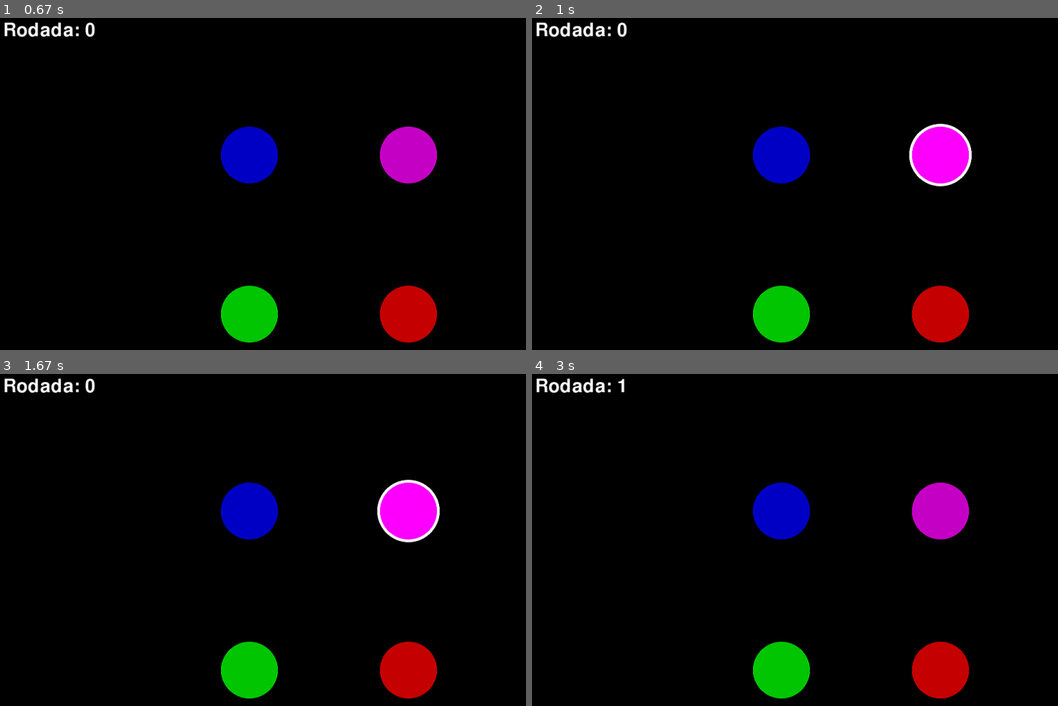
Above: before the commit, frames 1-4 (two rows, left to right).
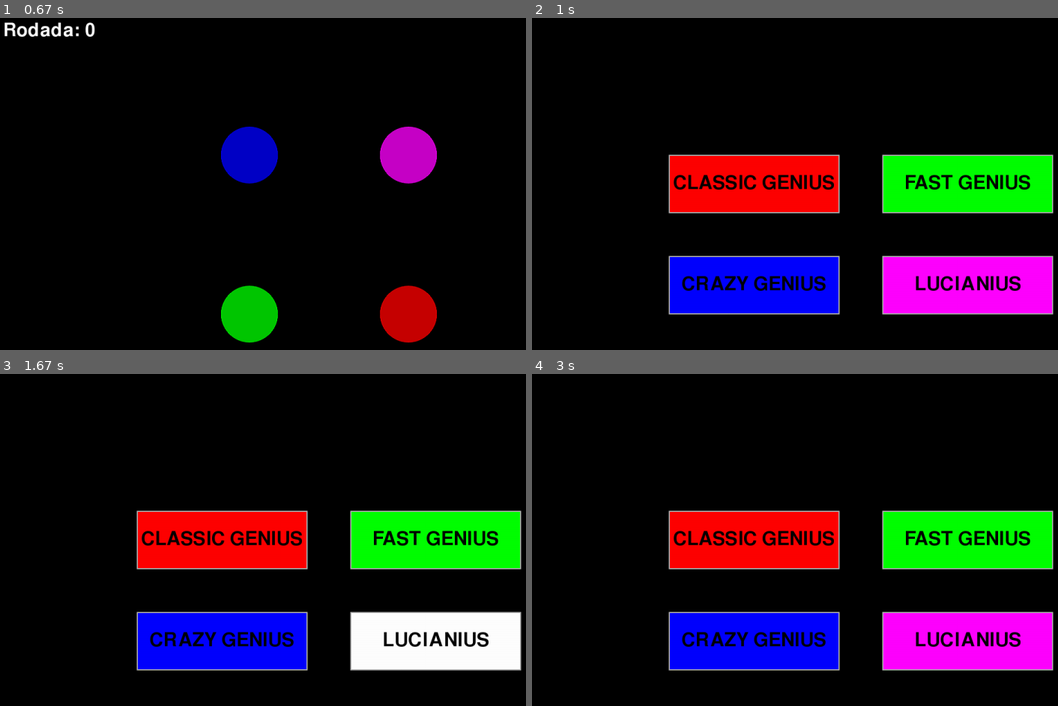
Above: after the commit, the same moments.

Repository: arieltl/genius-pygame
Game: pygame game, started from genius.py
Same seed, same stepped clock (60 frames per second), same inputs: the game is played once before the commit and once after it.
Inputs (mouse positions are in pixels of both pictures, inside the frame that each line leads up to):
- Up to frame 1 (0.67 s): click "CLASSIC GENIUS" at 0.38 s
- Up to frame 2 (1 s): hold Esc from 0.67 s (still down); move the mouse to (863, 263) at 0.7 s
- Up to frame 3 (1.67 s): release Esc at 1.13 s; click (436, 639) at 1.22 s, where only the run after the commit has a clickable "LUCIANIUS"; hold Esc from 1.5 s (still down); move the mouse to (405, 629) at 1.53 s
- Up to frame 4 (3 s): release Esc at 1.97 s; click (621, 576) at 2.05 s; tap Esc at 2.83 s

Frame 1 is identical in both runs. In frame 2, 26% of the frame differs, in the area x 0-100%, y 1-98%; in frame 3, 26%; in frame 4, 25%.

Commit message:
esc retorna ao MENU

Diff:
--- a/main_game.py
+++ b/main_game.py
@@ -4,8 +4,9 @@
 from random import randint
 from math import pi,sin,cos
 from support_classes import Circle, Note
-from CONFIG import HEIGHT,WIDTH, DRAW_RADIUS, COLORS, FREQUENCIES, QUIT, END
+from CONFIG import HEIGHT,WIDTH, DRAW_RADIUS, COLORS, FREQUENCIES, QUIT, END, INIT
 import os
+
 
 class GeniusGame:
     def __init__(self, window, manager):
@@ -29,7 +30,7 @@
 
     def increment_sequence(self):
         round = len(self.sequence)
-        if self.difficulty[1] and round % 1 == 0 and round !=0 and len(self.circles) < 8:
+        if self.difficulty[1] and round % 4 == 0 and round !=0 and len(self.circles) < 8:
             print("one more")
             next_i = len(self.circles)
             self.circles.append(Circle(50,COLORS[next_i],FREQUENCIES[next_i]))
@@ -37,7 +38,7 @@
             print(COLORS[round])
             self.calculate_scene()
             self.draw_scene()
-        if self.difficulty[0] and round % 1 == 0 and round !=0:
+        if self.difficulty[0] and round % 4 == 0 and round !=0:
             self.flash_time = int(self.flash_time * (0.85 if self.flash_time > 400 else 1))
             self.waiting_time = int(self.waiting_time * (0.95 if self.waiting_time > 200 else 1))
 
@@ -144,6 +145,10 @@
                 if event.type == pygame.QUIT:
                     print("quit")
                     return QUIT
+                elif event.type == pygame.KEYDOWN:
+                    if event.key == pygame.K_ESCAPE:
+                        self.window.fill((0, 0, 0))
+                        return INIT
                 elif self.awaiting_input and event.type == pygame.MOUSEBUTTONDOWN:
                         # 1 is the left mouse button, 2 is middle, 3 is right.
                         if event.button == 1:
